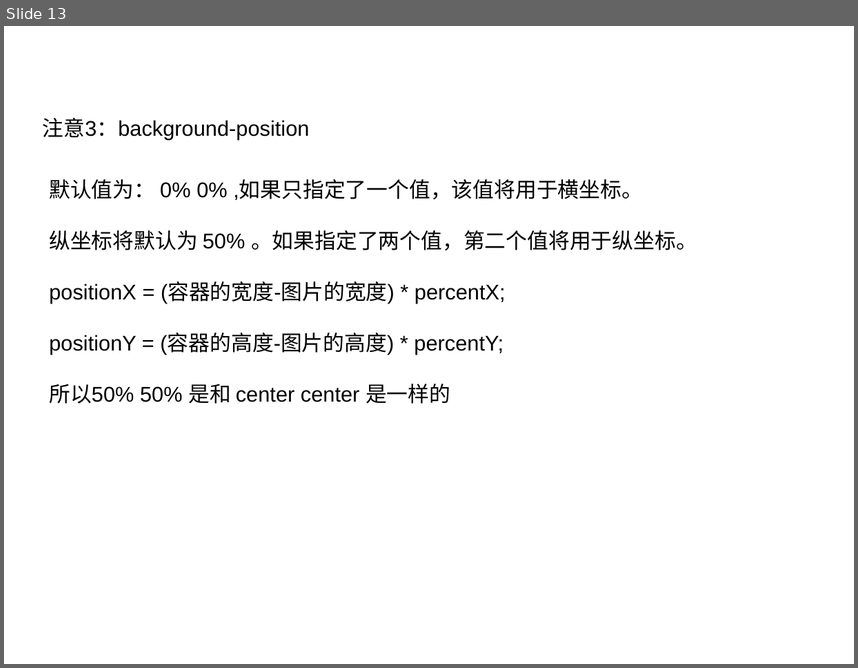
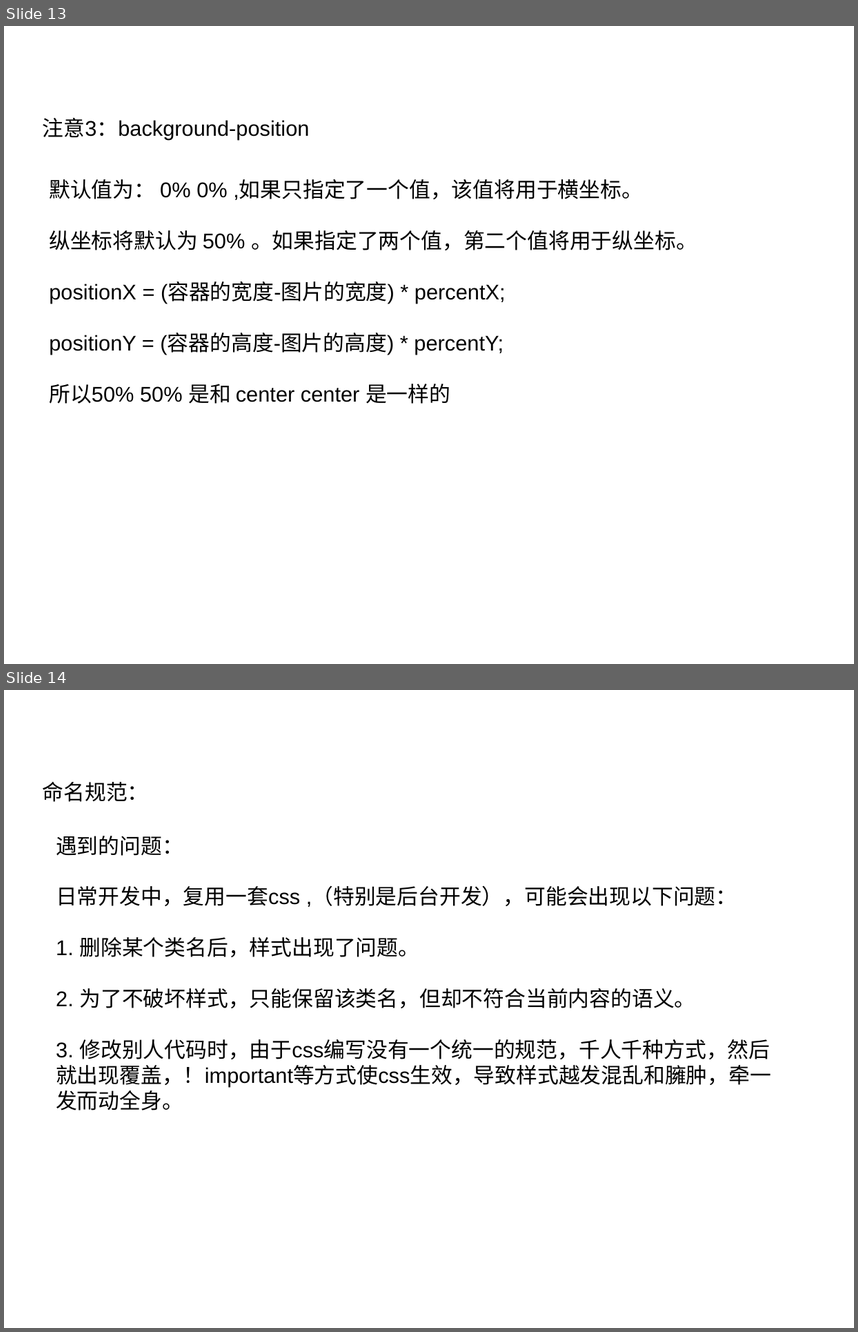
Before and after one commit to femonster/groceries, a slide deck: css-demo/分享模板.ppt. Shown one above the other, each under a label of ours: slide 13 before the commit, slides 13 and 14 after it. The pictures are 858x668 and 858x1332 pixels, drawn with LibreOffice and Linux fonts; fonts in the diff are those of the drawing; background and template pictures are left out. Boxes give left, top, right and bottom in pixels: in the first picture for what was removed or moved away, otherwise in the second. Text is boxed around its words. In the diff, an @@ line names an element or a change of style, - is before the commit and + after.

```diff
--- a/css-demo/分享模板.ppt
+++ b/css-demo/分享模板.ppt
@@ slide 14 added at [4, 690, 854, 1328], background picture (left out) @@
@@ text added at [43, 782, 149, 802], 18 pt, text #000000 @@
+命名规范：
@@ text added at [56, 836, 771, 1110], 18 pt, text #000000 @@
+遇到的问题：
+日常开发中，复用一套css ,（特别是后台开发），可能会出现以下问题：
+1. 删除某个类名后，样式出现了问题。
+2. 为了不破坏样式，只能保留该类名，但却不符合当前内容的语义。
+3. 修改别人代码时，由于css编写没有一个统一的规范，千人千种方式，然后就出现覆盖，！important等方式使css生效，导致样式越发混乱和臃肿，牵一发而动全身。
```
Also in this commit, not shown: 1 slide changed, 3 other slides added, 1 slide removed.
